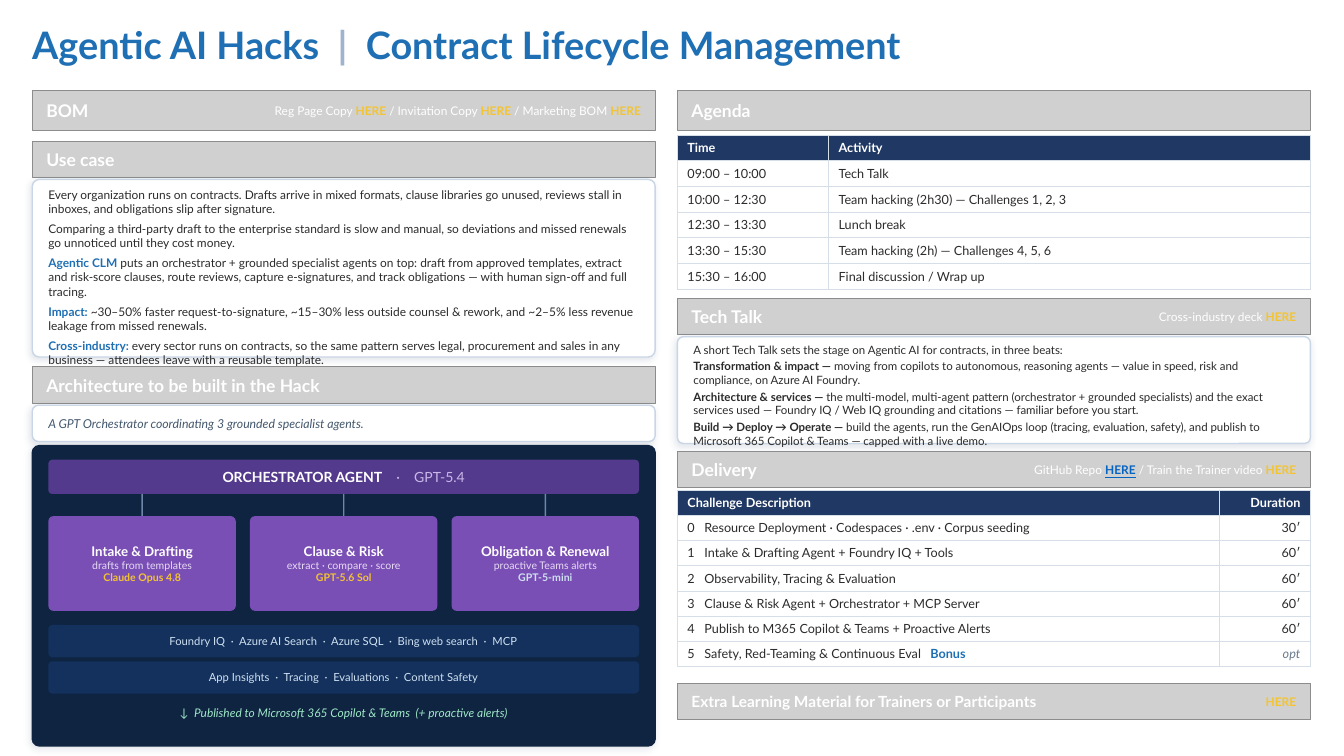
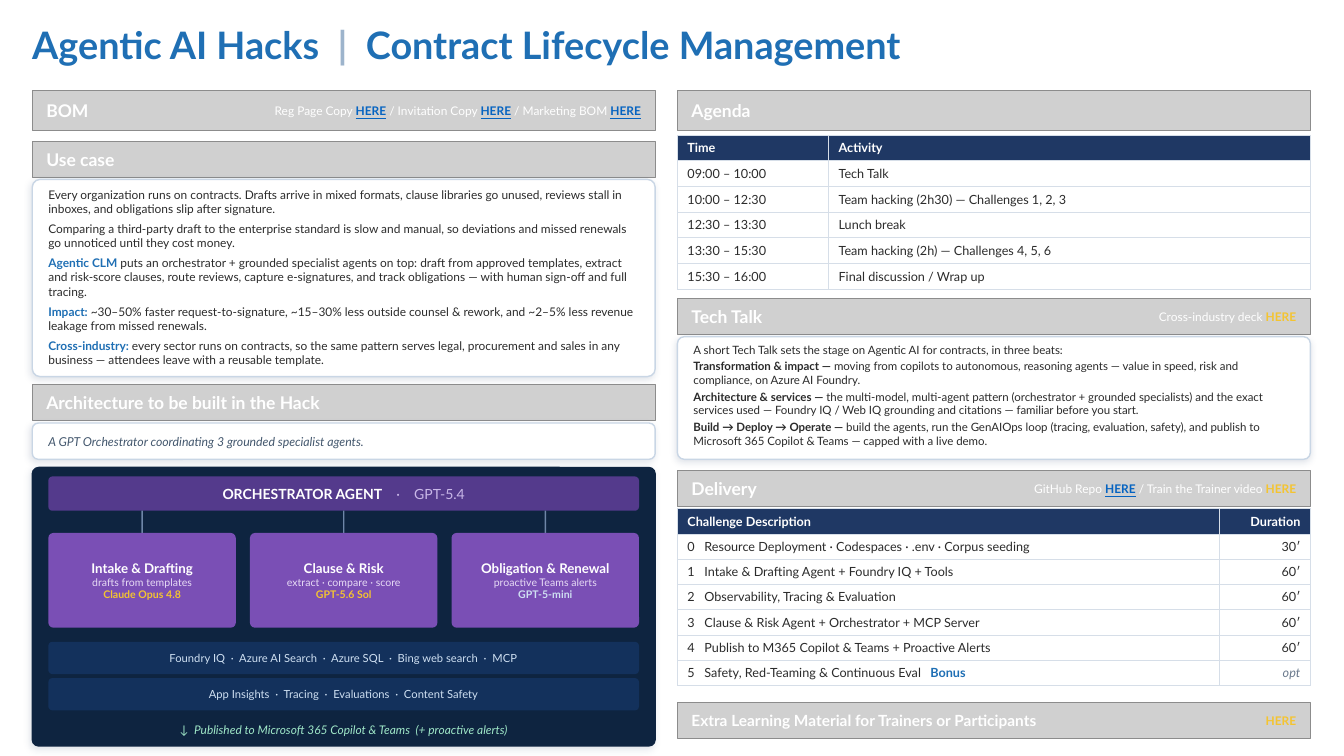
Before and after one commit to microsoft/MicroHack, a slide deck: slide 1 of 03-Azure/01-04-AI/04_Agentic_Contract_Lifecycle_Management/docs/marketing/TechTalk_ContractMgmt_AgenticAI.pptx. Drawn at 1344x756 pixels with LibreOffice and Linux fonts; fonts in the diff are those of the drawing; grey boxes stand for pictures; background and template pictures are left out. Boxes give left, top, right and bottom in pixels: in the first picture for what was removed or moved away, otherwise in the second. Text is boxed around its words. In the diff, an @@ line names an element or a change of style, - is before the commit and + after.

```diff
--- a/03-Azure/01-04-AI/04_Agentic_Contract_Lifecycle_Management/docs/marketing/TechTalk_ContractMgmt_AgenticAI.pptx
+++ b/03-Azure/01-04-AI/04_Agentic_Contract_Lifecycle_Management/docs/marketing/TechTalk_ContractMgmt_AgenticAI.pptx
@@ text "Reg Page Copy HERE / ..." at (x1=275, y1=106, x2=641, y2=117): text colour #F4C430 to #0563C1, underline on in "HERE HERE HERE" @@
@@ rounded rectangle resized from (x1=32, y1=179, x2=655, y2=357) to (x1=32, y1=179, x2=655, y2=377) @@
@@ rounded rectangle resized from (x1=678, y1=337, x2=1311, y2=444) to (x1=678, y1=337, x2=1311, y2=460) @@
@@ 7 texts, 3 pictures, 2 rounded rectangles, 1 table moved together from (x1=32, y1=367, x2=1311, y2=720) to (x1=32, y1=385, x2=1311, y2=739) @@
@@ rounded rectangle resized from (x1=32, y1=446, x2=655, y2=746) to (x1=32, y1=468, x2=655, y2=746) @@
@@ 6 texts, 5 rounded rectangles, 3 lines moved together from (x1=48, y1=460, x2=639, y2=719) to (x1=48, y1=477, x2=639, y2=736) @@
```
Also in this commit, not shown: 11 other files.
